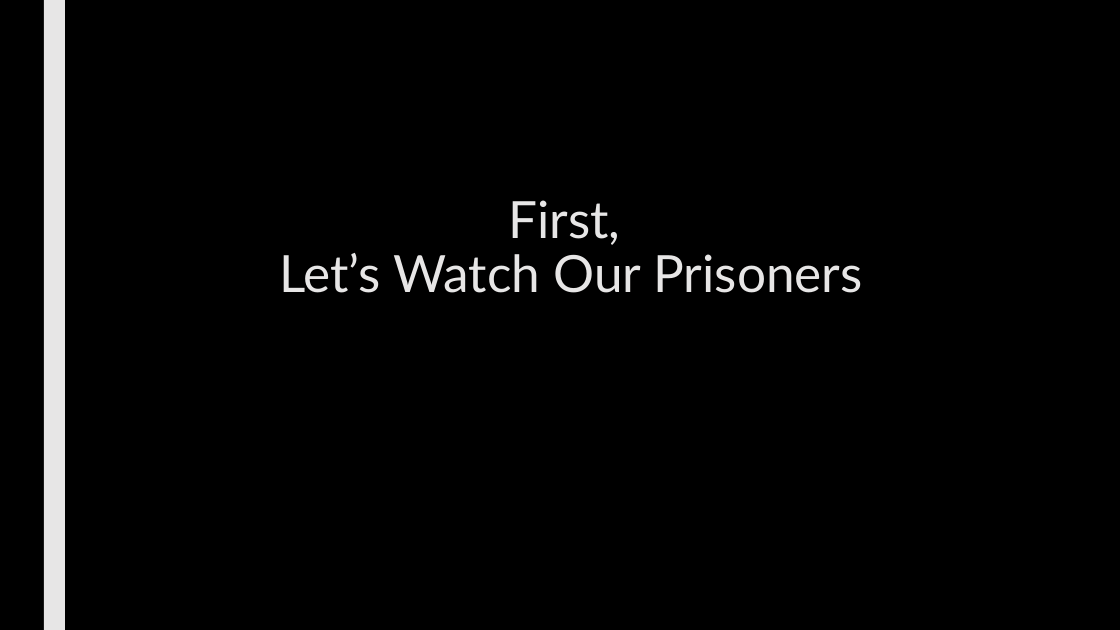
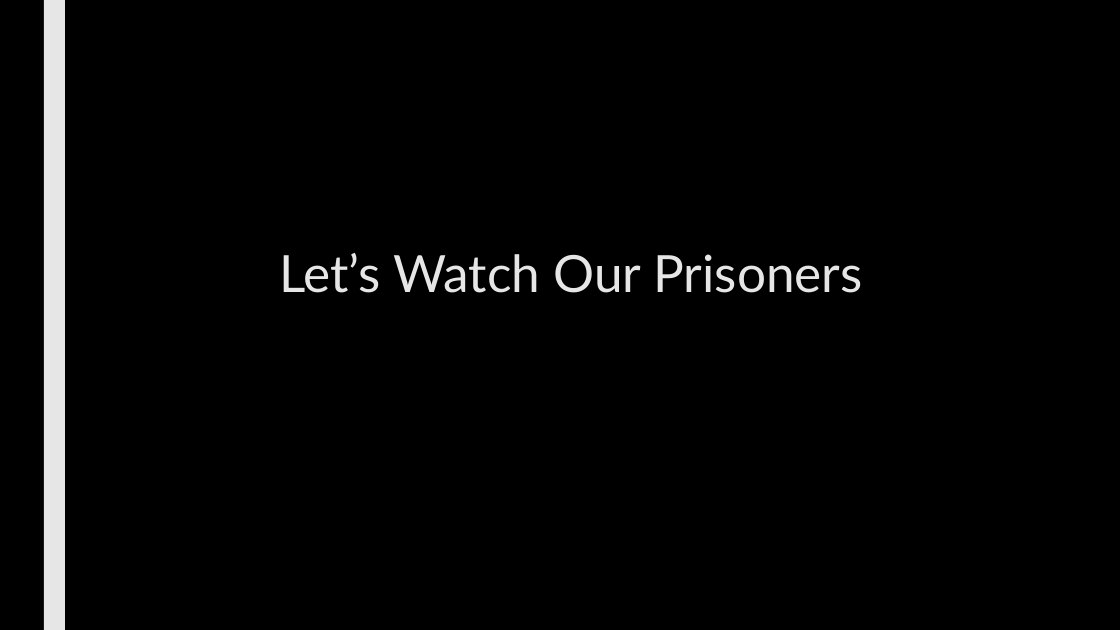
Before and after one commit to max7patek/metaprogramming, a slide deck: slide 4 of slides/01-PythonInheritance.pptx (slide 2 before the commit). Drawn at 1120x630 pixels with LibreOffice and Linux fonts; fonts in the diff are those of the drawing. Boxes give left, top, right and bottom in pixels: in the first picture for what was removed or moved away, otherwise in the second. Text is boxed around its words. In the diff, an @@ line names an element or a change of style, - is before the commit and + after.

```diff
--- a/slides/01-PythonInheritance.pptx
+++ b/slides/01-PythonInheritance.pptx
@@ title at (279,253,862,293): text changed @@
-First,
-Let’s Watch Our Prisoners
+Let’s Watch Our Prisoners
```
Also in this commit, not shown: 7 other slides changed, 2 slides added, 3 slides removed, 2 other files.
